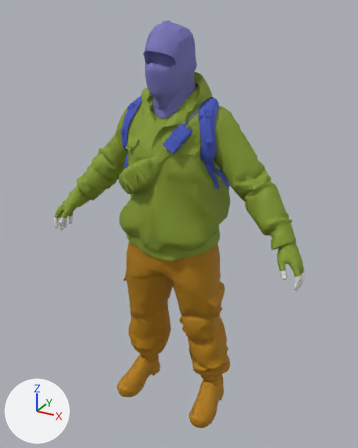
Two versions of the FBX model Assets/models/player/t_side/t_side_player_01/t_side_player_01.fbx, one commit apart.
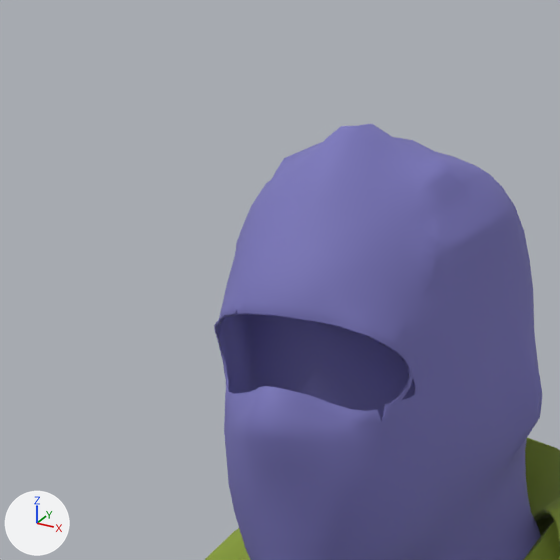
The first picture shows the older version from a 50 mm lens placed at (0.987, -1.749, 1.817), pointed at (-0.006, 0.058, 0.914). The close-ups show both versions on the part from 30% to 56% of the width and 0% to 20% of the height of that picture; other places that the commit changed are outside them. Arrows for +X, +Y and +Z are at lower left; the lights stay in place. Where no turn or scale is listed for an object, it has been applied to the vertices.

Names of what the first close-up shows: 'balaclava_LOD0', 'coat_LOD0'.
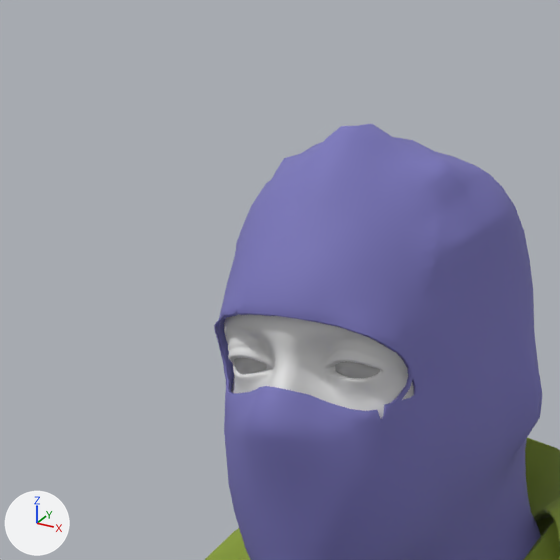
Boxes [x1, y1, x2, y2] around the edits, measured in the close-ups (560 x 560 px):
'PlayerHeadMale_Adam_LOD0', added
    after: [224, 314, 414, 418]
'PlayerEyesMale_Adam_LOD0', added
    after: [234, 358, 380, 378]

Patch to the scene script:
```diff
--- a/Assets/models/player/t_side/t_side_player_01/t_side_player_01.fbx.py
+++ b/Assets/models/player/t_side/t_side_player_01/t_side_player_01.fbx.py
@@ mat_m_playermodeleyes @@
+mat_m_playermodeleyes = principled_material('m_PlayerModelEyes')
+mat_m_playermodeleyes.base_color = (0.5, 0.5, 0.5)  # grey #bcbcbc
+mat_m_playermodeleyes.roughness = 0.553
@@ mat_m_playermodelhead @@
+mat_m_playermodelhead = principled_material('m_PlayerModelHead')
+mat_m_playermodelhead.base_color = (0.8, 0.8, 0.8)  # white #e7e7e7
+mat_m_playermodelhead.roughness = 0.568
@@ me_mesh_006 @@
+me_mesh_006.from_pydata(...)  # 804 vertices, 1600 faces; spans x -0.0527..0.0498, y -0.1209..-0.0851, z 1.6229..1.6569
+me_mesh_006.materials.append(mat_m_playermodeleyes)  # grey #bcbcbc
@@ me_mesh_005 @@
+me_mesh_005.from_pydata(...)  # 4406 vertices, 8772 faces; spans x -0.123..0.123, y -0.157..0.093, z 1.415..1.75
+me_mesh_005.materials.append(mat_m_playermodelhead)  # white #e7e7e7
@@ ob_playereyesmale_adam_lod0 @@
+ob_playereyesmale_adam_lod0 = bpy.data.objects.new('PlayerEyesMale_Adam_LOD0', me_mesh_006)
+ob_playereyesmale_adam_lod0.location = (0.0, 0.0, 0.0)
@@ ob_playerheadmale_adam_lod0 @@
+ob_playerheadmale_adam_lod0 = bpy.data.objects.new('PlayerHeadMale_Adam_LOD0', me_mesh_005)
+ob_playerheadmale_adam_lod0.location = (0.0, 0.0, 0.0)
```
